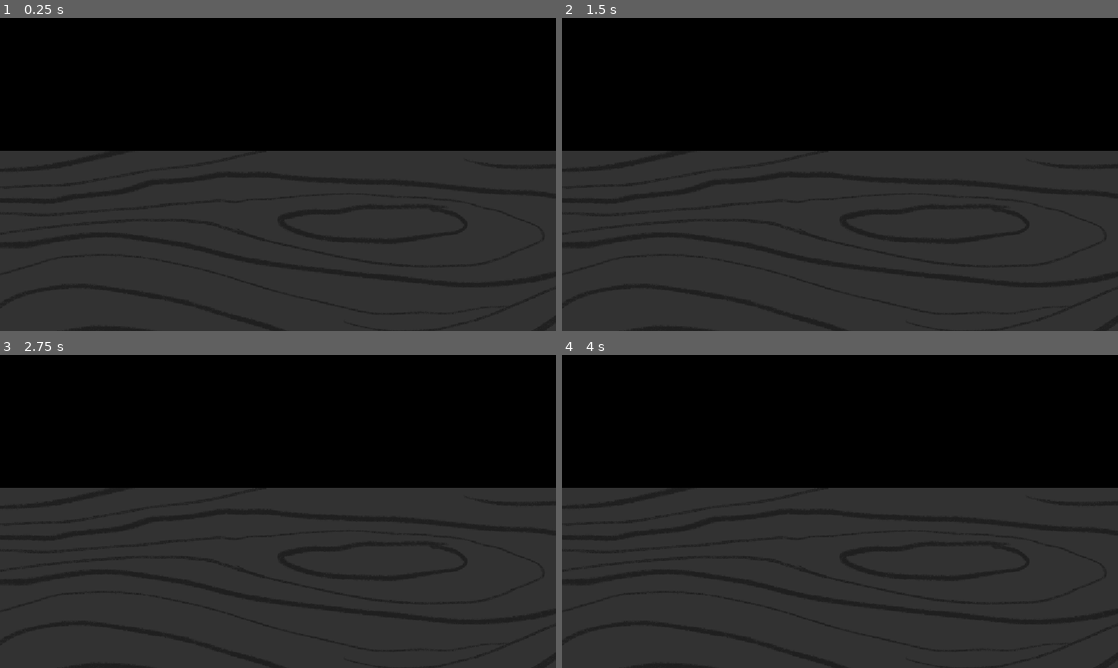
Above: before the commit, frames 1-4 (two rows, left to right).
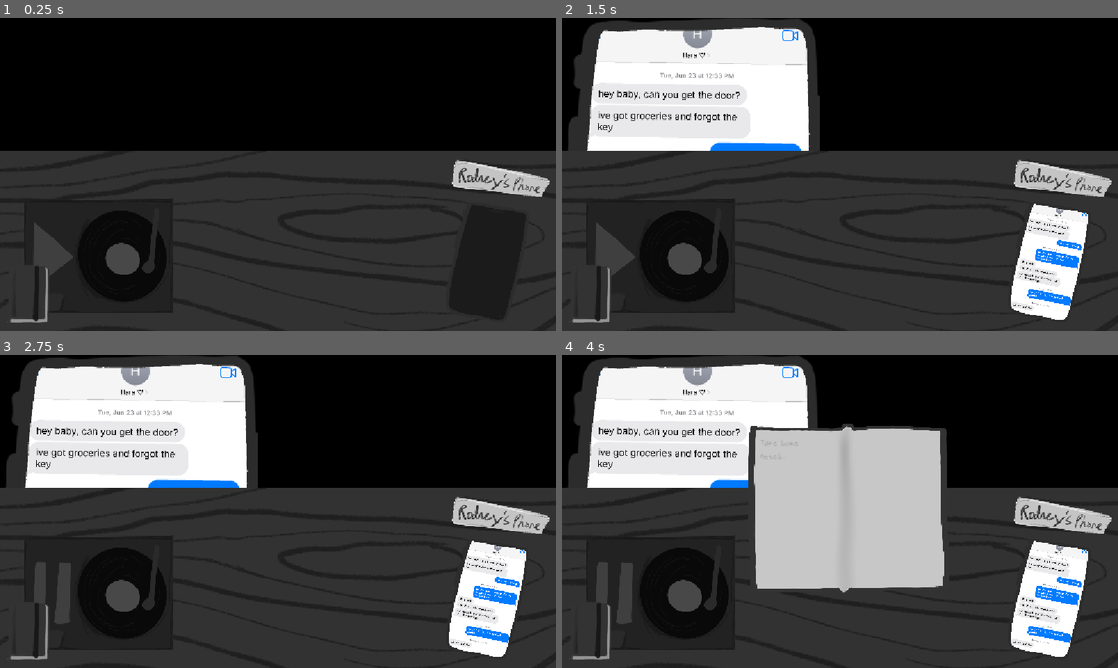
Above: after the commit, the same moments.

Repository: Logabe/crux
Game: Godot game, scene res://scenes/scene_2.tscn
Two runs of this game, one before a commit and one after it. Both use one fixed random seed, a clock stepped at 60 frames per second and the inputs below. This scene is started directly instead of the project's main scene.
Inputs (mouse positions are in pixels of both pictures, inside the frame that each line leads up to):
- Up to frame 1 (0.25 s): no input
- Up to frame 2 (1.5 s): click (573, 27) at 0.52 s; click (1045, 262) at 1.27 s
- Up to frame 3 (2.75 s): click (100, 592) at 2.02 s
- Up to frame 4 (4 s): click (589, 630) at 2.77 s; click (573, 364) at 3.52 s

The runs differ from the first frame. In frame 1, 4.4% of the frame differs, in the area x 1-99%, y 45-98%; in frame 2, 26%; in frame 3, 26%; in frame 4, 41%, in the area x 1-99%, y 0-98%.

Commit message:
adsfahdsfiohasdo zoom pop-up doesnt fully work but im so dead rn
sleepy

Diff:
--- /dev/null
+++ b/mechanics/click_tracker.gd
@@ -0,0 +1,26 @@
+extends Node
+
+"""
+HOW TO USE
+func _on_pressed() -> void:
+	ClickTracker.register_click(object_id)
+
+
+Set object_id to "phone", "stereo", etc. in the Inspector for each button.
+This makes the system scale to any number of objects without writing new code every time.
+
+"""
+
+signal first_click_registered(object_name: String, total_count: int)
+
+var clicked_objects: Dictionary = {} # e.g. { "phone": true, "stereo": true }
+var first_click_count: int = 0
+
+func register_click(object_id: String) -> void:
+	if clicked_objects.has(object_id):
+		return # already clicked before, ignore for counting purposes
+
+	clicked_objects[object_id] = true
+	first_click_count += 1
+	first_click_registered.emit(object_id, first_click_count)
+	print("First click on '%s' — total unique clicks: %d" % [object_id, first_click_count])
--- /dev/null
+++ b/mechanics/zoom_popup.tscn
@@ -0,0 +1,25 @@
+[gd_scene format=3 uid="uid://caxf2x22n7gf3"]
+
+[ext_resource type="Script" uid="uid://c2t7jlaomhysn" path="res://zoom_popup.gd" id="1_n56j7"]
+
+[node name="ZoomPopup" type="Control" unique_id=1157733639]
+z_index = 10
+layout_mode = 3
+anchors_preset = 0
+script = ExtResource("1_n56j7")
+
+[node name="DimBackground" type="ColorRect" parent="." unique_id=1341423151]
+layout_mode = 1
+anchors_preset = 15
+anchor_right = 1.0
+anchor_bottom = 1.0
+grow_horizontal = 2
+grow_vertical = 2
+color = Color(0, 0, 0, 0.39215687)
+
+[node name="ZoomedTextureRect" type="TextureRect" parent="." unique_id=1536294692]
+layout_mode = 1
+offset_right = 40.0
+offset_bottom = 40.0
+scale = Vector2(28.72, 7.2253284)
+stretch_mode = 5
--- a/project.godot
+++ b/project.godot
@@ -20,6 +20,8 @@
 Notebook="*uid://bu4tt81og138r"
 EvidenceTracker="*uid://sqj6ilm1oe1y"
 Globals="*uid://c55vc67hk1kw1"
+ClickTracker="*uid://b3oxuqg50dovh"
+ZoomPopup="*uid://caxf2x22n7gf3"
 
 [display]
 
--- /dev/null
+++ b/scenes/crowd_voice.gd
@@ -0,0 +1,14 @@
+extends TextureButton
+
+
+# Called when the node enters the scene tree for the first time.
+func _ready() -> void:
+	pass # Replace with function body.
+
+
+# Called every frame. 'delta' is the elapsed time since the previous frame.
+func _process(delta: float) -> void:
+	pass
+
+#func _on_pressed() -> void:
+	#$BoomSfx.play()
--- /dev/null
+++ b/scenes/phone.gd
@@ -0,0 +1,15 @@
+extends TextureButton
+
+@export var object_id: String = "phone"
+@export var zoom_texture: Texture2D
+
+func _ready() -> void:
+	toggle_mode = true
+	toggled.connect(_on_toggled)
+
+func _on_toggled(is_pressed: bool) -> void:
+	if is_pressed:
+		ClickTracker.register_click(object_id)
+		ZoomPopup.show_zoom(zoom_texture, self)
+	else:
+		ZoomPopup.hide_zoom()
--- a/scenes/scene_2.tscn
+++ b/scenes/scene_2.tscn
@@ -1,12 +1,24 @@
 [gd_scene format=3 uid="uid://dmlxpqpi2jdm0"]
 
 [ext_resource type="Texture2D" uid="uid://c6xwkbsnxl5nm" path="res://assets/art/BackgroundWoodTexture.png" id="1_xe0r6"]
+[ext_resource type="Texture2D" uid="uid://cst3jbnjri7qa" path="res://assets/art/PhoneOff.png" id="2_02v7m"]
+[ext_resource type="Texture2D" uid="uid://cxoy38ka2y2vj" path="res://assets/art/AudioPlayerDefault.png" id="2_ccscm"]
+[ext_resource type="Texture2D" uid="uid://x3dqk0lcfh7k" path="res://assets/art/PhoneOn.png" id="3_mejfh"]
+[ext_resource type="Texture2D" uid="uid://dleywkohqd6l6" path="res://assets/art/AudioPlayerPlaying.png" id="3_qo03w"]
+[ext_resource type="Script" uid="uid://dvgkvt0cb7pip" path="res://scenes/phone.gd" id="4_a3h35"]
+[ext_resource type="Texture2D" uid="uid://ch8abuaykfi60" path="res://assets/art/AudioPlayerHover.png" id="4_is556"]
+[ext_resource type="Texture2D" uid="uid://djvr1t3svae4g" path="res://assets/art/TapeLabelRodney.png" id="5_yun4j"]
+[ext_resource type="Script" uid="uid://cgt3stllmrv4i" path="res://scenes/crowd_voice.gd" id="8_ul8a6"]
+[ext_resource type="AudioStream" uid="uid://dggvojvbiq4w4" path="res://assets/audio/boom_sfx.ogg" id="9_41217"]
+[ext_resource type="PackedScene" uid="uid://bu4tt81og138r" path="res://mechanics/notebook.tscn" id="10_nb8vq"]
+[ext_resource type="PackedScene" uid="uid://fstyjm5mmcp0" path="res://mechanics/pause_menu.tscn" id="11_a3h35"]
 
 [node name="Scene2" type="Control" unique_id=1981619829]
 layout_mode = 3
 anchors_preset = 15
 anchor_right = 1.0
 anchor_bottom = 1.0
+offset_right = 7.0
 grow_horizontal = 2
 grow_vertical = 2
 
@@ -17,6 +29,50 @@
 scale = Vector2(0.7520833, 0.7520833)
 texture = ExtResource("1_xe0r6")
 
-[node name="TextureButton" type="TextureButton" parent="CanvasLayer" unique_id=388569702]
-offset_right = 40.0
-offset_bottom = 40.0
+[node name="Phone" type="TextureButton" parent="CanvasLayer" unique_id=1807849024]
+z_index = 3
+z_as_relative = false
+y_sort_enabled = true
+offset_left = 957.0
+offset_top = 374.0
+offset_right = 1103.763
+offset_bottom = 614.30725
+rotation = 0.1854537
+toggle_mode = true
+texture_normal = ExtResource("2_02v7m")
+texture_pressed = ExtResource("3_mejfh")
+ignore_texture_size = true
+stretch_mode = 0
+script = ExtResource("4_a3h35")
+object_id = null
+zoom_texture = ExtResource("3_mejfh")
+
+[node name="TapeLabelRodney" type="Sprite2D" parent="CanvasLayer" unique_id=1493112667]
+position = Vector2(1037, 340)
+rotation = 0.25976533
+scale = Vector2(0.41257274, 0.41257274)
+texture = ExtResource("5_yun4j")
+
+[node name="CrowdVoice" type="TextureButton" parent="CanvasLayer" unique_id=1887403160]
+offset_left = 49.0
+offset_top = 372.0
+offset_right = 359.75766
+offset_bottom = 614.0
+toggle_mode = true
+texture_normal = ExtResource("2_ccscm")
+texture_pressed = ExtResource("3_qo03w")
+texture_hover = ExtResource("4_is556")
+ignore_texture_size = true
+stretch_mode = 0
+script = ExtResource("8_ul8a6")
+
+[node name="PauseMenu" parent="CanvasLayer" unique_id=250443325 instance=ExtResource("11_a3h35")]
+z_index = 10
+
+[node name="BoomSfx" type="AudioStreamPlayer" parent="." unique_id=1816690310]
+stream = ExtResource("9_41217")
+
+[node name="Notebook" parent="." unique_id=1546100107 instance=ExtResource("10_nb8vq")]
+visible = true
+
+[connection signal="pressed" from="CanvasLayer/CrowdVoice" to="CanvasLayer/CrowdVoice" method="_on_pressed"]
--- /dev/null
+++ b/zoom_popup.gd
@@ -0,0 +1,37 @@
+extends Control
+
+@onready var dim_bg: ColorRect = $DimBackground
+@onready var zoomed_texture: TextureRect = $ZoomedTextureRect
+
+var current_source_button: BaseButton = null
+
+
+func _ready() -> void:
+	visible = false
+	dim_bg.gui_input.connect(_on_background_input)
+
+func show_zoom(texture: Texture2D, source_button: BaseButton = null) -> void:
+	current_source_button = source_button
+	zoomed_texture.texture = texture
+	visible = true
+	zoomed_texture.scale = Vector2(0.8, 0.8)
+	zoomed_texture.modulate.a = 0.0
+	var tween := create_tween().set_parallel(true)
+	tween.tween_property(zoomed_texture, "scale", Vector2.ONE, 0.15).set_trans(Tween.TRANS_BACK)
+	tween.tween_property(zoomed_texture, "modulate:a", 1.0, 0.15)
+
+func hide_zoom() -> void:
+	visible = false
+	# sync the button back to unpressed if it wasn't already
+	if current_source_button and current_source_button.button_pressed:
+		current_source_button.set_pressed_no_signal(false)
+	current_source_button = null
+
+
+func _on_background_input(event: InputEvent) -> void:
+	if event is InputEventMouseButton and event.pressed:
+		hide_zoom()
+
+func _unhandled_input(event: InputEvent) -> void:
+	if visible and event.is_action_pressed("ui_cancel"):
+		hide_zoom()
Binary file added: assets/art/PhoneOn.png
Not shown, added: assets/art/PhoneOn.png.import
Not shown, added: mechanics/click_tracker.gd.uid
Not shown, added: scenes/crowd_voice.gd.uid
Not shown, added: scenes/phone.gd.uid
Not shown, added: zoom_popup.gd.uid
